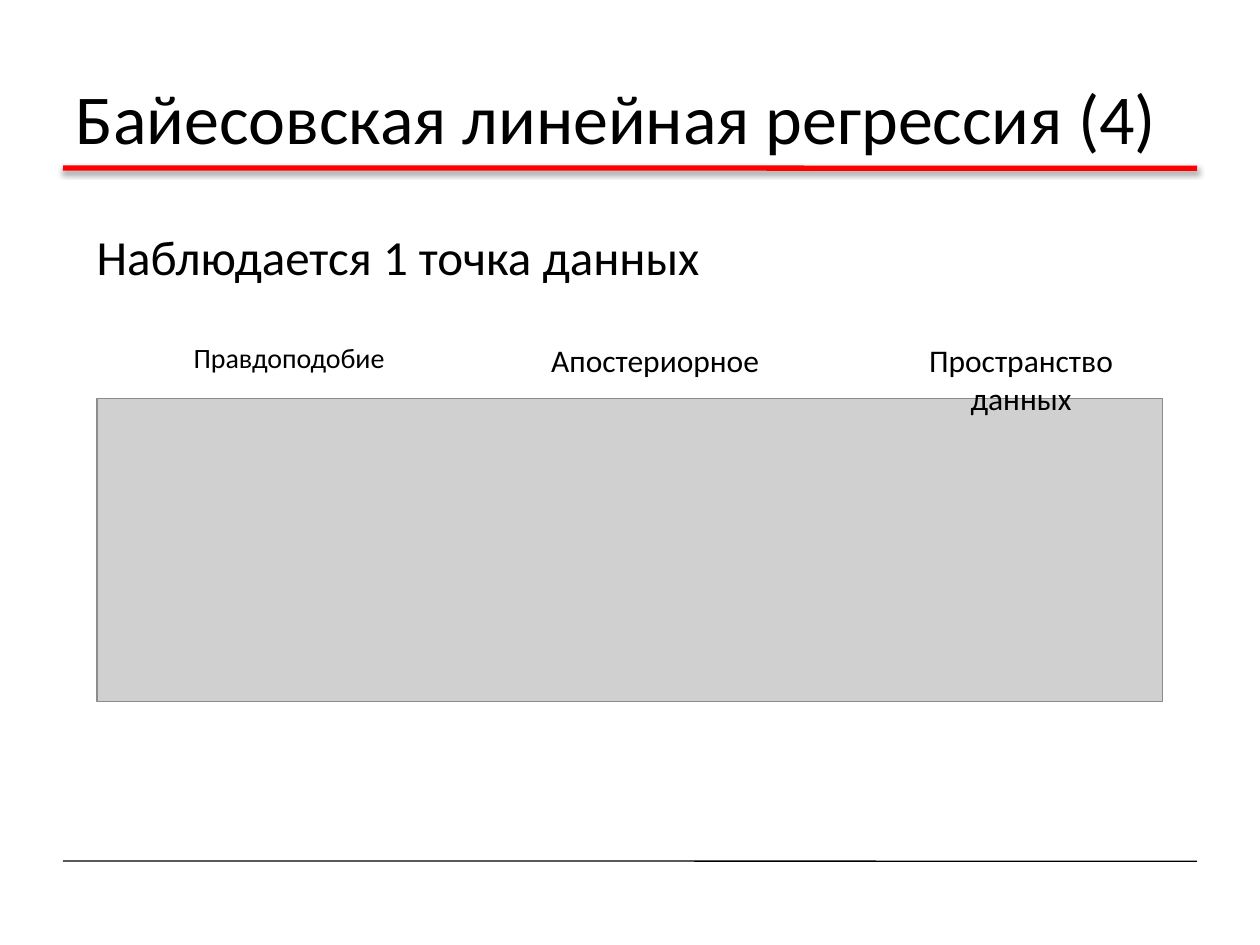
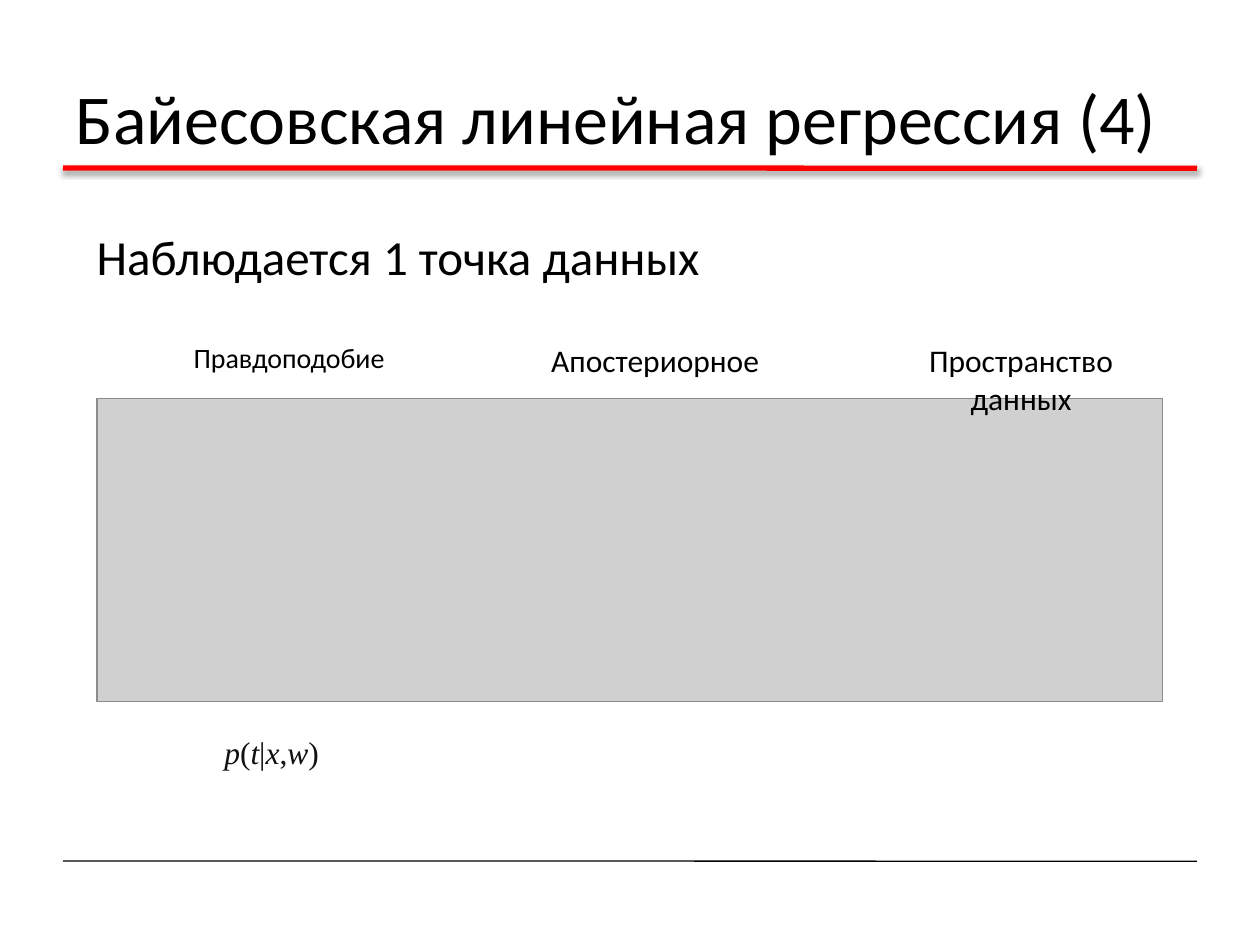
Before and after one commit to sudakov/ai-lab, a slide deck: slide 29 of ML2.pptx. Drawn at 1260x945 pixels with LibreOffice and Linux fonts; fonts in the diff are those of the drawing; grey boxes stand for pictures. Boxes give left, top, right and bottom in pixels: in the first picture for what was removed or moved away, otherwise in the second. Text is boxed around its words. In the diff, an @@ line names an element or a change of style, - is before the commit and + after.

```diff
--- a/ML2.pptx
+++ b/ML2.pptx
@@ text added at bbox=[224, 742, 319, 770], 18 pt, text #101010, italic @@
+p(t|x,w)
```
Also in this commit, not shown: 2 other slides changed, 1 other file.
